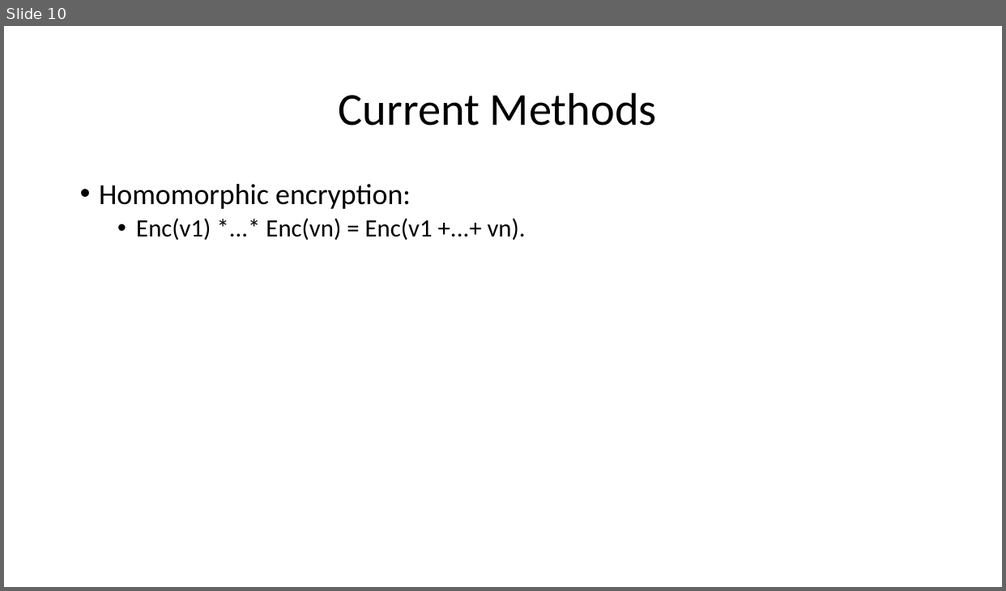
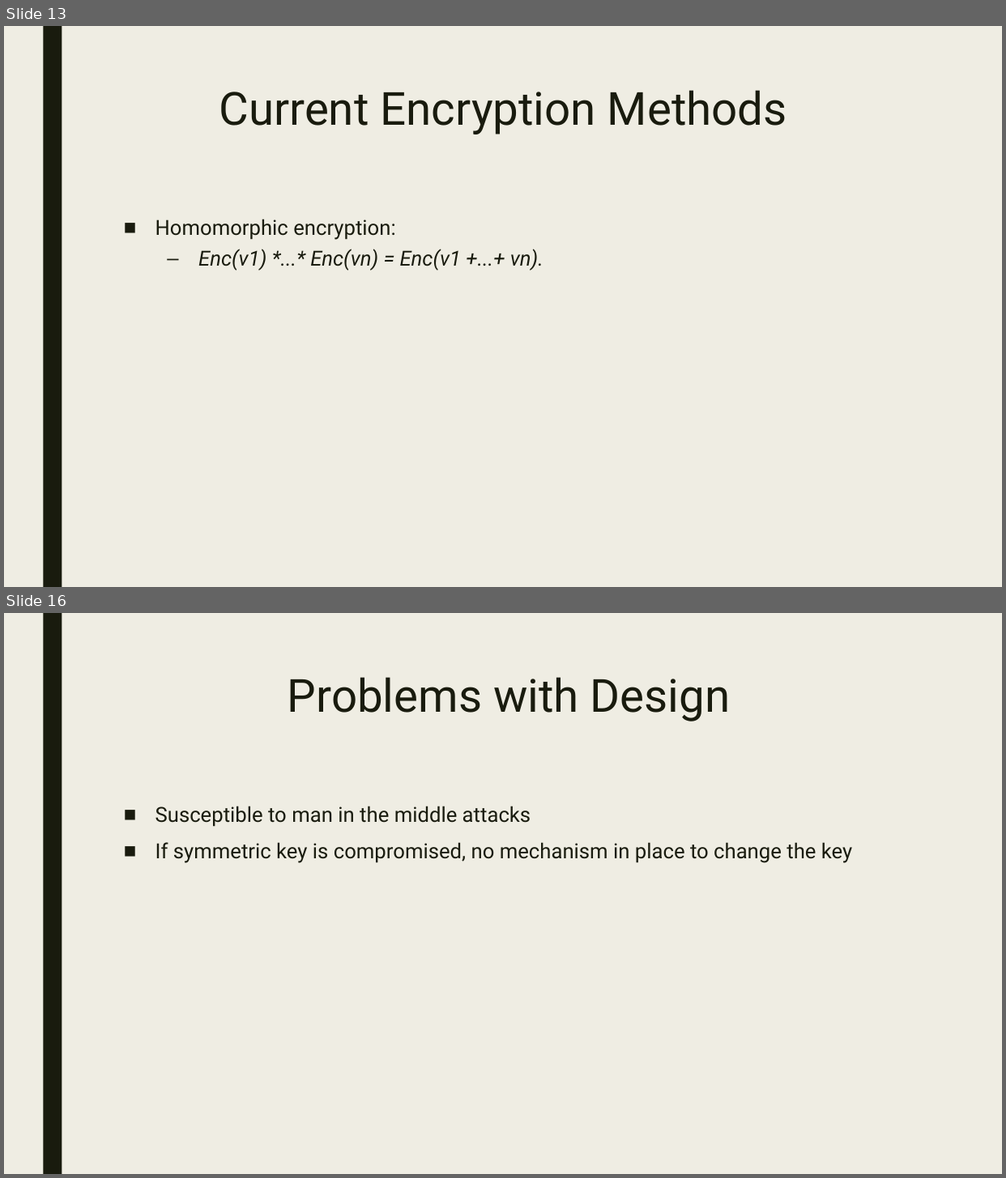
Before and after one commit to mollicap16/Crypto_Final, a slide deck: doc/Crypto_Final_Presentation.pptx. Shown one above the other, each under a label of ours: slide 10 before the commit, slides 13 and 16 after it; the slides between them are not shown. The pictures are 1006x591 and 1006x1178 pixels, drawn with LibreOffice and Linux fonts; fonts in the diff are those of the drawing. Boxes give left, top, right and bottom in pixels: in the first picture for what was removed or moved away, otherwise in the second. Text is boxed around its words. In the diff, an @@ line names an element or a change of style, - is before the commit and + after.

```diff
--- a/doc/Crypto_Final_Presentation.pptx
+++ b/doc/Crypto_Final_Presentation.pptx
@@ slide 16 added at <box>4,613,1002,1174</box>, background #EFEDE3; not listed: 1 template element that a slide beside it also shows @@
@@ title added at <box>288,677,731,722</box>, 44 pt, text #191B0E @@
+Problems with Design
@@ text added at <box>155,806,852,863</box>, 20 pt, text #191B0E @@
+■ Susceptible to man in the middle attacks
+■ If symmetric key is compromised, no mechanism in place to change the key
@@ what was slide 10 is now slide 13 @@
@@ slide 13 changed as well @@
@@ background #FFFFFF to #EFEDE3 @@
@@ rectangle added at <box>43,26,62,587</box>, fill #191B0E @@
@@ title "Current Encryption Methods" at <box>219,90,787,135</box>: vertical alignment middle to top @@
@@ title at <box>219,90,787,135</box>: text changed; font Calibri to Roboto; text colour #000000 to #191B0E @@
-Current Methods
+Current Encryption Methods
@@ text "Homomorphic encryption:": place and size @@
-text "Homomorphic encryption:" at <box>99,184,526,240</box>
+text "Homomorphic encryption:" at <box>155,219,543,271</box>
@@ text "Homomorphic encryption:" at <box>155,219,543,271</box>: size 28 to 20 pt in "Homomorphic encryption:"; font Calibri to Roboto, text colour #000000 to #191B0E; size 24 to 20 pt, italic on in "Enc(v1) *...* Enc(vn) = Enc(v1 +...+ vn)."; bullet • to ■; line spacing 0.9 to 0.94; more space between paragraphs; bullet • to – @@
```
Also in this commit, not shown: 7 other slides changed, 8 other slides added, 2 slides removed.
